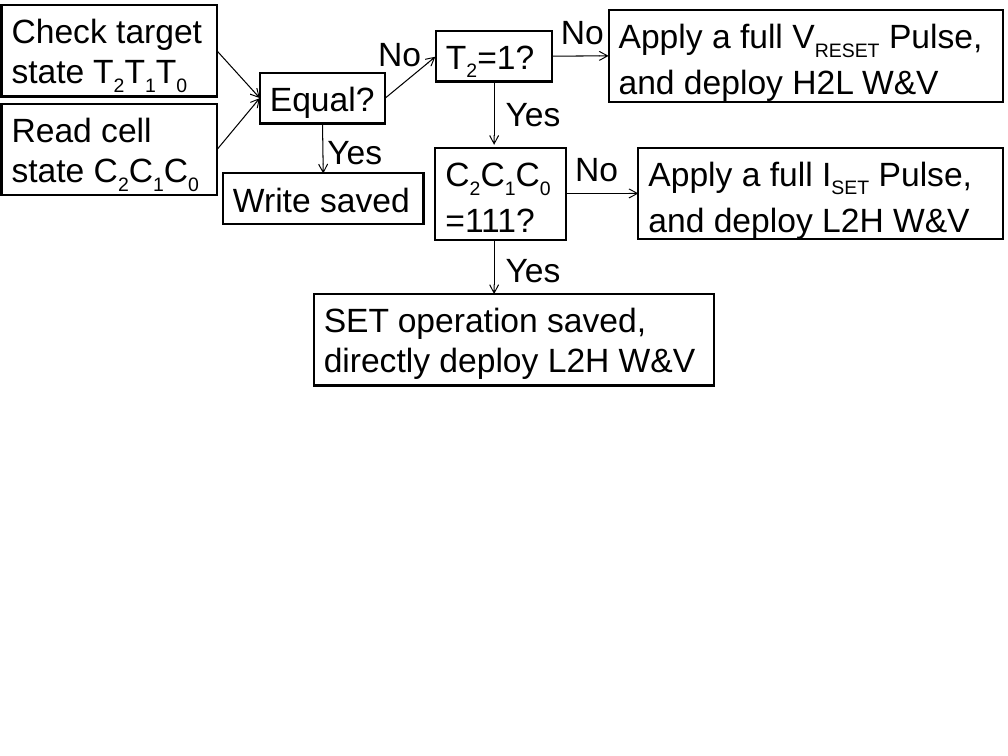
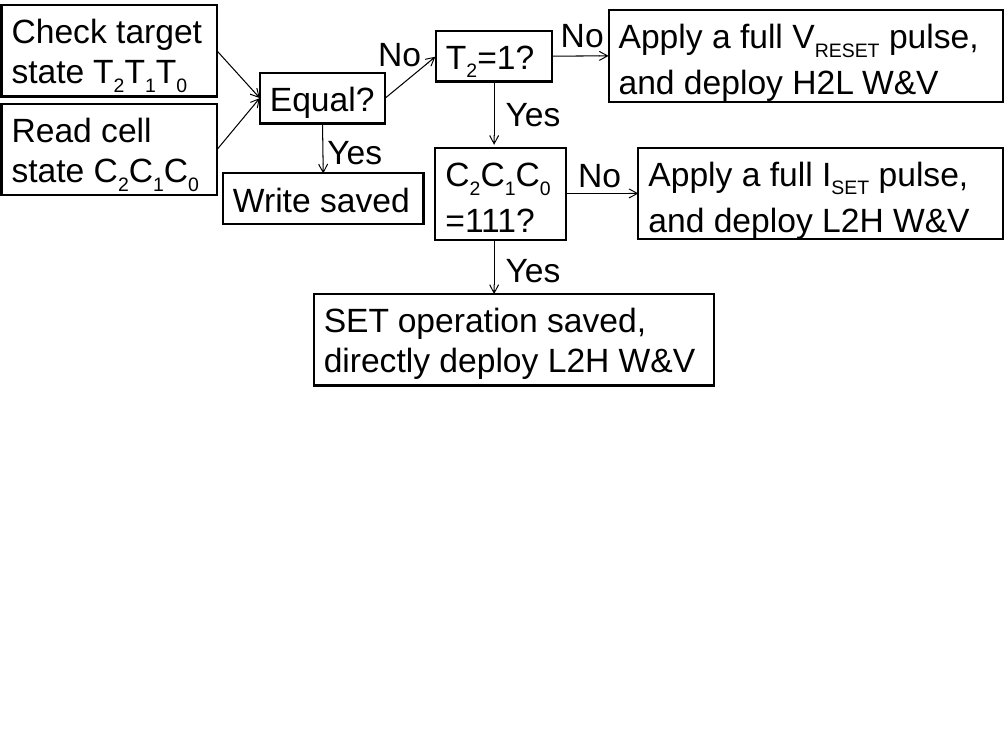
Before and after one commit to ominux/marrclm, a slide deck: slide 1 of other/fastprog.pptx. Drawn at 1008x756 pixels with LibreOffice and Linux fonts; fonts in the diff are those of the drawing. Boxes give left, top, right and bottom in pixels: in the first picture for what was removed or moved away, otherwise in the second. Text is boxed around its words. In the diff, an @@ line names an element or a change of style, - is before the commit and + after.

```diff
--- a/other/fastprog.pptx
+++ b/other/fastprog.pptx
@@ text "No" rewrapped from (561,21,604,45) to (561,24,604,54) @@
@@ text in rectangle at (619,23,979,101): text changed @@
-Apply a full VRESET Pulse, and deploy H2L W&V
+Apply a full VRESET pulse, and deploy H2L W&V
@@ text "No" rewrapped from (575,158,618,182) to (578,164,621,194) @@
@@ text in rectangle at (648,161,969,239): text changed @@
-Apply a full ISET Pulse, and deploy L2H W&V
+Apply a full ISET pulse, and deploy L2H W&V
```
Also in this commit, not shown: 6 other files.
